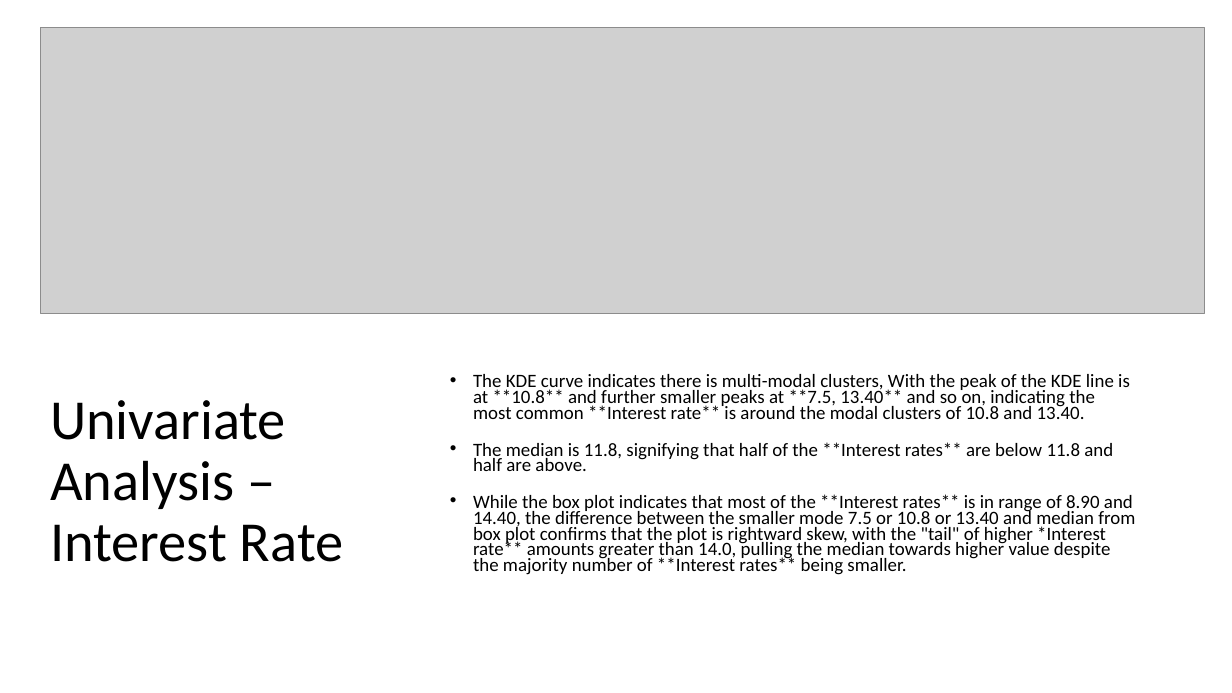
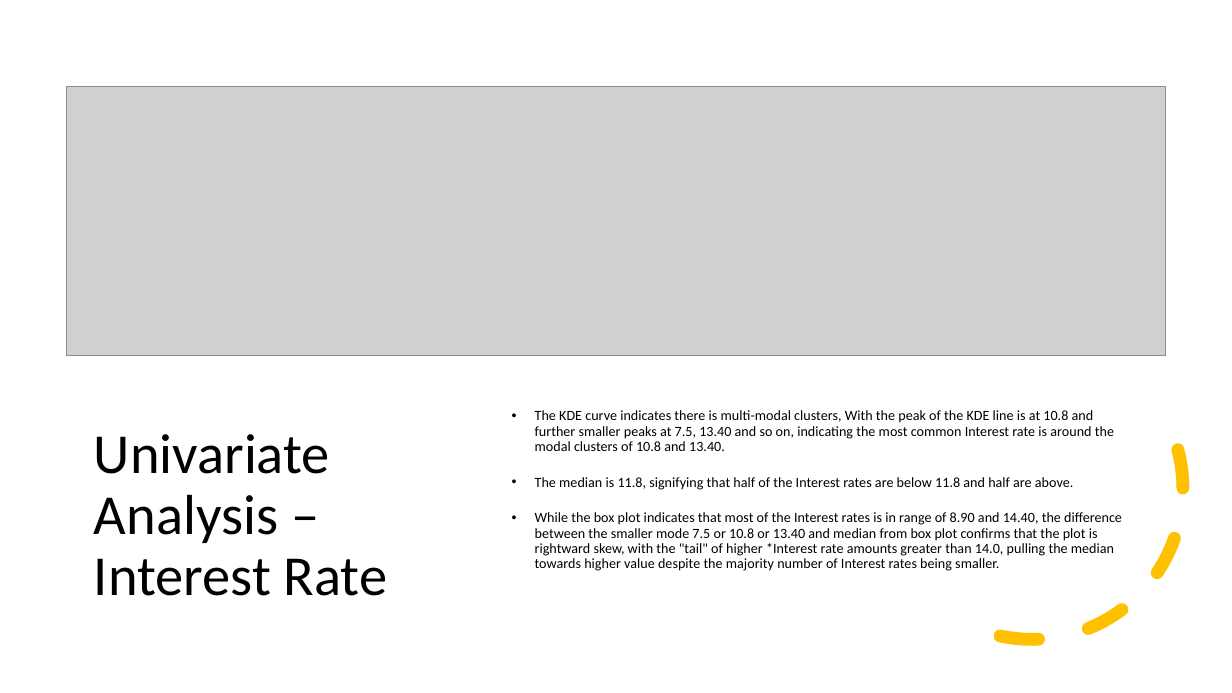
Before and after one commit to prachigoliwadekar/LendingClubCaseStudy, a slide deck: slide 12 of LendingClubCaseStudy.pptx. Drawn at 1232x693 pixels with LibreOffice and Linux fonts; fonts in the diff are those of the drawing; grey boxes stand for pictures. Boxes give left, top, right and bottom in pixels: in the first picture for what was removed or moved away, otherwise in the second. Text is boxed around its words. In the diff, an @@ line names an element or a change of style, - is before the commit and + after.

```diff
--- a/LendingClubCaseStudy.pptx
+++ b/LendingClubCaseStudy.pptx
@@ picture: place and size @@
-picture at box(41, 28, 1204, 313)
+picture at box(67, 86, 1165, 355)
@@ arc (boxed as its full ellipse) added at box(848, 304, 1216, 673), outline #FFC000 10 pt dashed @@
@@ title "Univariate Analysis – Interest Rate": place and size @@
-title "Univariate Analysis – Interest Rate" at box(50, 400, 344, 562)
+title "Univariate Analysis – Interest Rate" at box(94, 434, 388, 596)
@@ text at box(535, 410, 1122, 571): text changed; size 14.7 to 11 pt @@
-• The KDE curve indicates there is multi-modal clusters, With the peak of the KDE line is at **10.8** and further smaller peaks at **7.5, 13.40** and so on, indicating the most common **Interest rate** is around the modal clusters of 10.8 and 13.40.
-• The median is 11.8, signifying that half of the **Interest rates** are below 11.8 and half are above.
-• While the box plot indicates that most of the **Interest rates** is in range of 8.90 and 14.40, the difference between the smaller mode 7.5 or 10.8 or 13.40 and median from box plot confirms that the plot is rightward skew, with the "tail" of higher *Interest rate** amounts greater than 14.0, pulling the median towards higher value despite the majority number of **Interest rates** being smaller.
+• The KDE curve indicates there is multi-modal clusters, With the peak of the KDE line is at 10.8 and further smaller peaks at 7.5, 13.40 and so on, indicating the most common Interest rate is around the modal clusters of 10.8 and 13.40.
+• The median is 11.8, signifying that half of the Interest rates are below 11.8 and half are above.
+• While the box plot indicates that most of the Interest rates is in range of 8.90 and 14.40, the difference between the smaller mode 7.5 or 10.8 or 13.40 and median from box plot confirms that the plot is rightward skew, with the "tail" of higher *Interest rate amounts greater than 14.0, pulling the median towards higher value despite the majority number of Interest rates being smaller.
```
Also in this commit, not shown: 6 other slides changed, 14 slides added, 1 slide removed, 1 other file.
